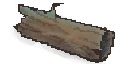
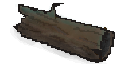
Before/after of a 128×64 layered artwork. What changed in the layer stack:
pixels changed over (x1=13, y1=3, x2=115, y2=63) (layer not identified)
